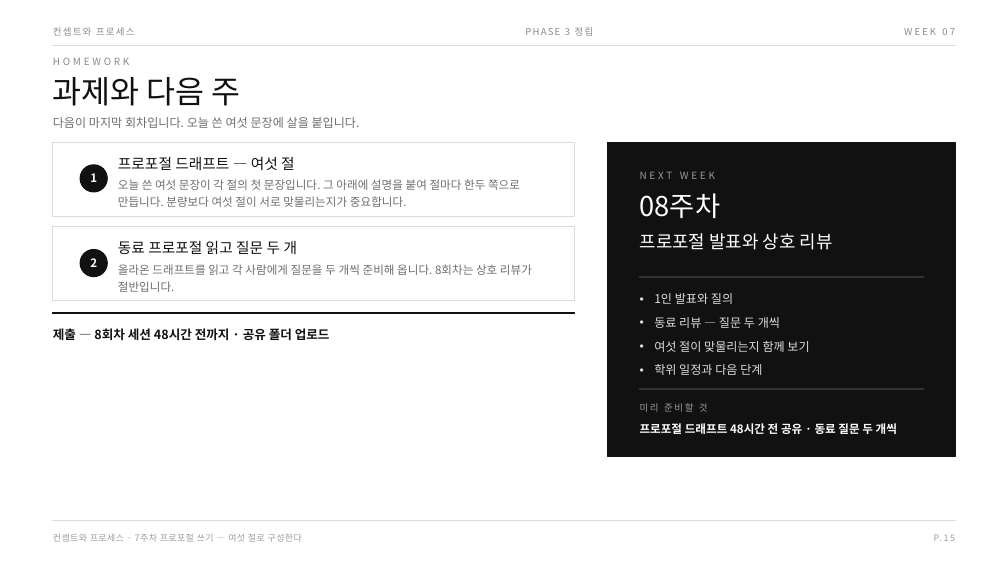
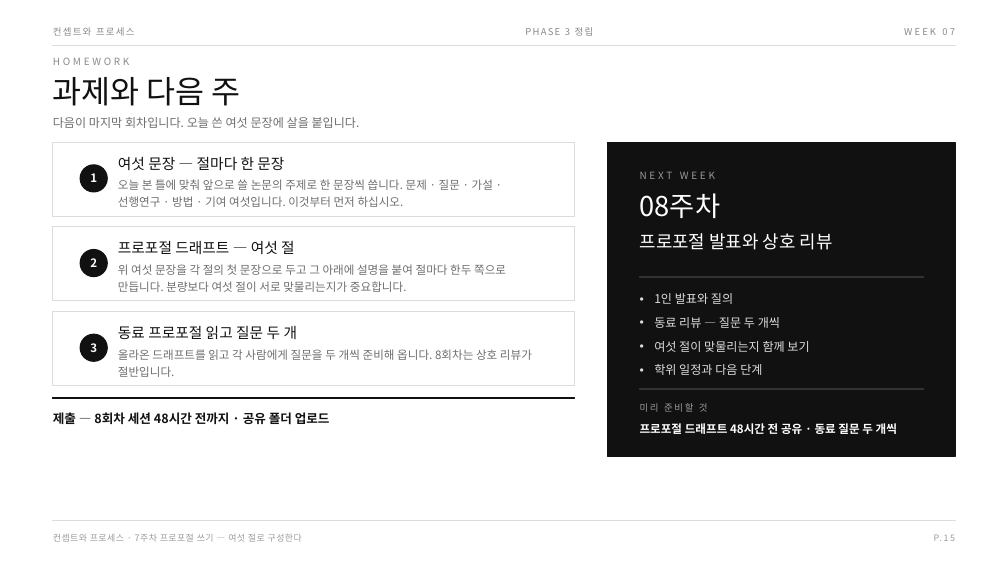
Before and after one commit to design-eng/MIN.D, a slide deck: slide 20 of dist/weeks-대학원/컨셉트와프로세스_07주차_프로포절쓰기.pptx. Drawn at 1008x567 pixels with LibreOffice and Linux fonts; fonts in the diff are those of the drawing. Boxes give left, top, right and bottom in pixels: in the first picture for what was removed or moved away, otherwise in the second. Text is boxed around its words. In the diff, an @@ line names an element or a change of style, - is before the commit and + after.

```diff
--- a/dist/weeks-대학원/컨셉트와프로세스_07주차_프로포절쓰기.pptx
+++ b/dist/weeks-대학원/컨셉트와프로세스_07주차_프로포절쓰기.pptx
@@ text added at bbox=[118, 157, 284, 170], 14 pt, text #111111 @@
+여섯 문장 — 절마다 한 문장
@@ text added at bbox=[118, 179, 493, 207], 11 pt, text #6E6E6E @@
+오늘 본 틀에 맞춰 앞으로 쓸 논문의 주제로 한 문장씩 씁니다. 문제 · 질문 · 가설 · 선행연구 · 방법 · 기여 여섯입니다. 이것부터 먼저 하십시오.
@@ text at bbox=[118, 264, 506, 292]: text changed @@
-오늘 쓴 여섯 문장이 각 절의 첫 문장입니다. 그 아래에 설명을 붙여 절마다 한두 쪽으로 만듭니다. 분량보다 여섯 절이 서로 맞물리는지가 중요합니다.
+위 여섯 문장을 각 절의 첫 문장으로 두고 그 아래에 설명을 붙여 절마다 한두 쪽으로 만듭니다. 분량보다 여섯 절이 서로 맞물리는지가 중요합니다.
@@ rectangle added at bbox=[53, 312, 575, 386], fill #FFFFFF, outline #DCDCDC 1 pt @@
@@ ellipse added at bbox=[80, 334, 107, 361], fill #111111, outline #111111 1 pt @@
@@ text added at bbox=[90, 343, 97, 352], 11 pt, text #FFFFFF, bold @@
+3
@@ 4 texts, 1 rectangle: place and size @@
-4 texts, 1 rectangle at bbox=[53, 157, 575, 340]
+4 texts, 1 rectangle at bbox=[53, 241, 575, 424]
```
Also in this commit, not shown: 6 other slides changed, 4 other files.
